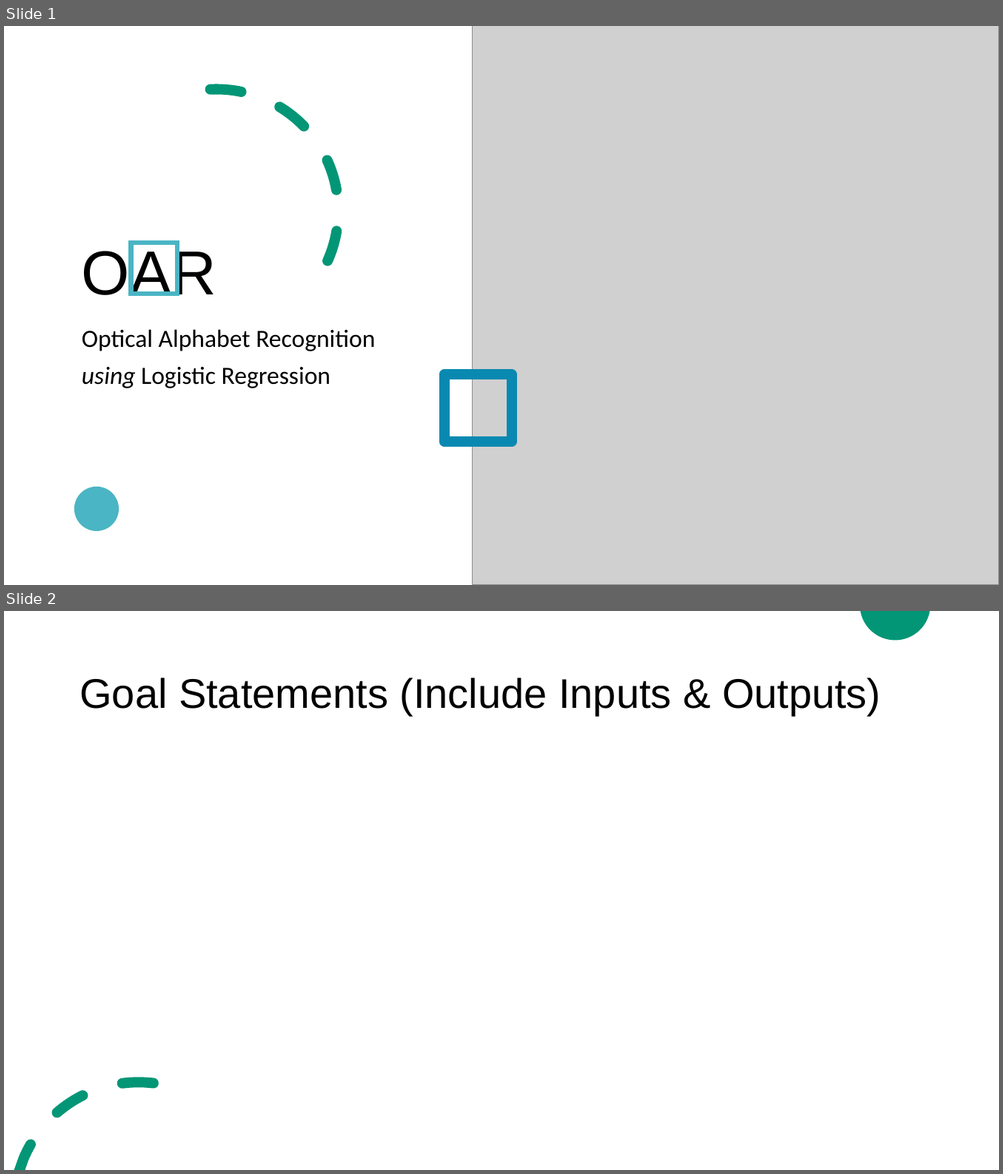
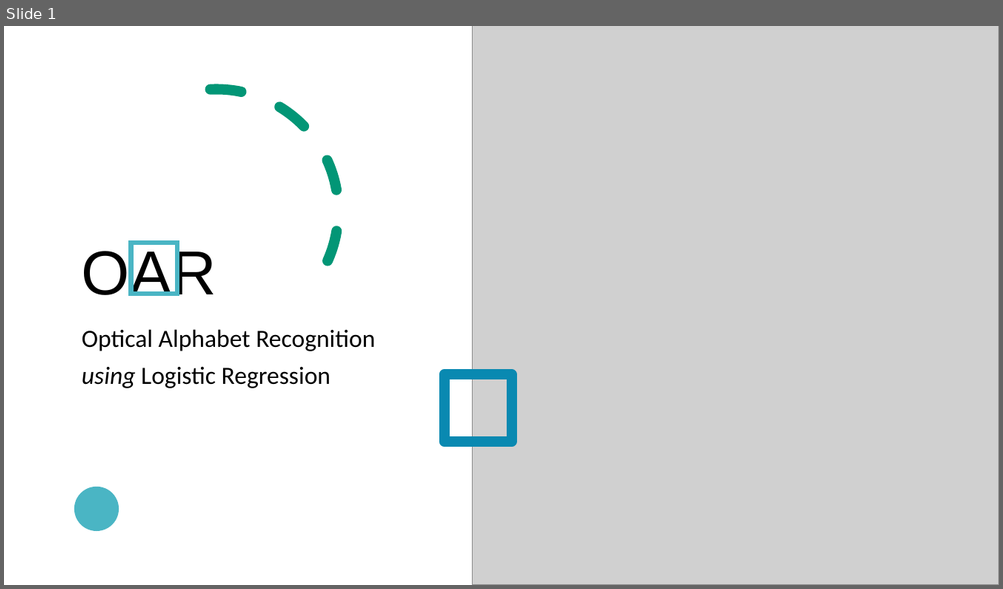
Before and after one commit to cer-hunter/OAR-CAS741, a slide deck: docs/Presentations/SRSPresentation/SRSPresentation.pptx. Shown one above the other, each under a label of ours: slides 1 and 2 before the commit, slide 1 after it. The pictures are 1003x1174 and 1003x589 pixels, drawn with LibreOffice and Linux fonts; fonts in the diff are those of the drawing; grey boxes stand for pictures. Boxes give left, top, right and bottom in pixels: in the first picture for what was removed or moved away, otherwise in the second. Text is boxed around its words. In the diff, an @@ line names an element or a change of style, - is before the commit and + after.

```diff
--- a/docs/Presentations/SRSPresentation/SRSPresentation.pptx
+++ b/docs/Presentations/SRSPresentation/SRSPresentation.pptx
@@ slide 2 removed at <box>4,611,999,1170</box>, background #FFFFFF @@
@@ freeform shape removed at <box>860,611,930,640</box> @@
@@ title removed at <box>79,678,881,715</box> @@
-Goal Statements (Include Inputs & Outputs)
@@ freeform shape removed at <box>14,1077,159,1170</box> @@
```
Also in this commit, not shown: 2 slides changed, 5 slides added, 1 other slide removed.
